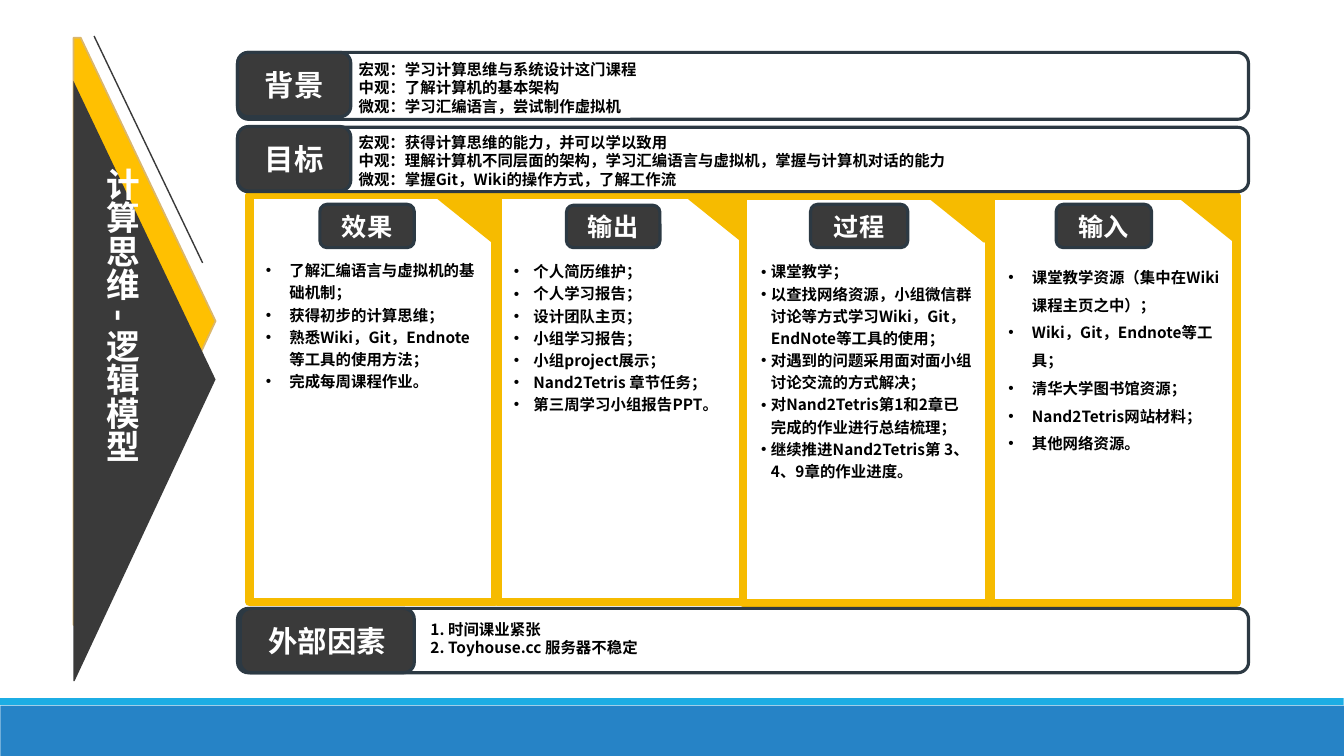
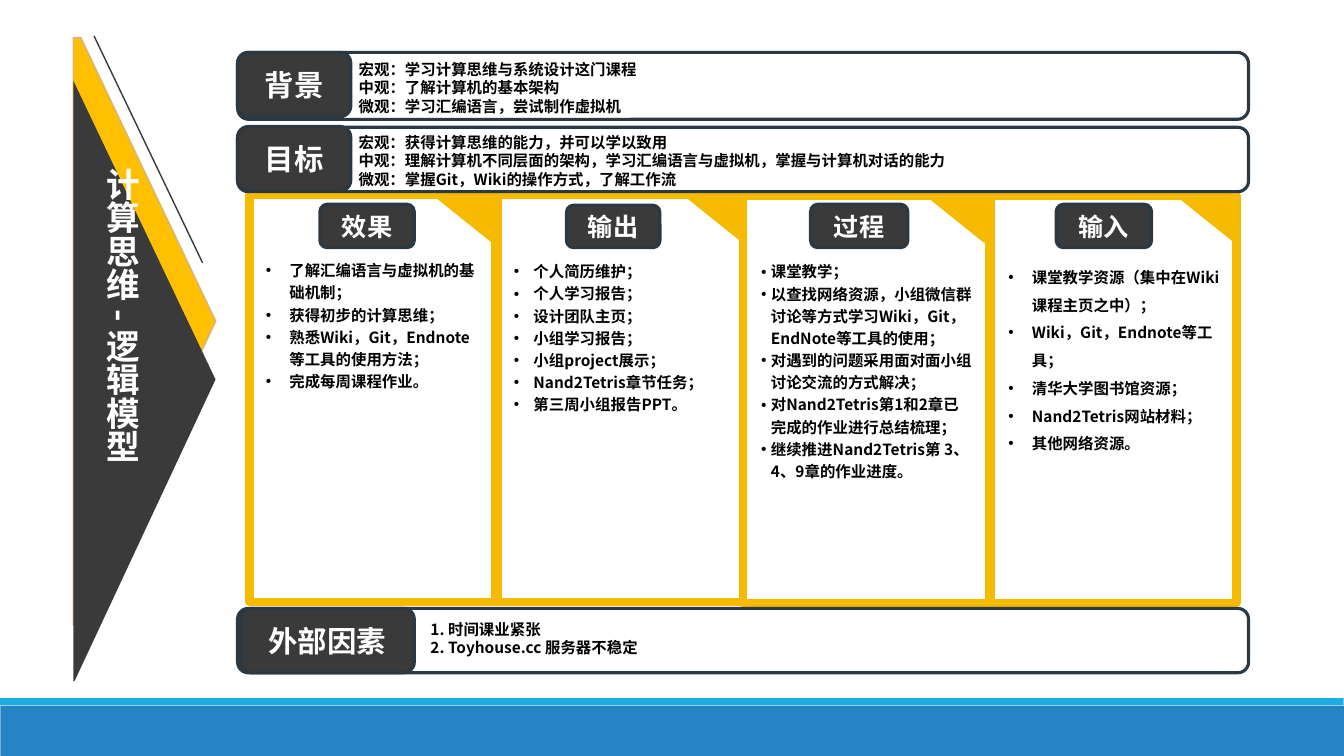
Before and after one commit to jisuansiwei2017/SDCT-2017-Fall, a slide deck: slide 3 of weekly_report/group3/week3.pptx. Drawn at 1344x756 pixels with LibreOffice and Linux fonts; fonts in the diff are those of the drawing. Boxes give left, top, right and bottom in pixels: in the first picture for what was removed or moved away, otherwise in the second. Text is boxed around its words. In the diff, an @@ line names an element or a change of style, - is before the commit and + after.

```diff
--- a/weekly_report/group3/week3.pptx
+++ b/weekly_report/group3/week3.pptx
@@ text at (533,374,703,412): text changed @@
-  • Nand2Tetris 章节任务；
-  • 第三周学习小组报告PPT。
+  • Nand2Tetris章节任务；
+  • 第三周小组报告PPT。
```
Also in this commit, not shown: 3 other slides changed, 2 slides added, 1 slide removed.
